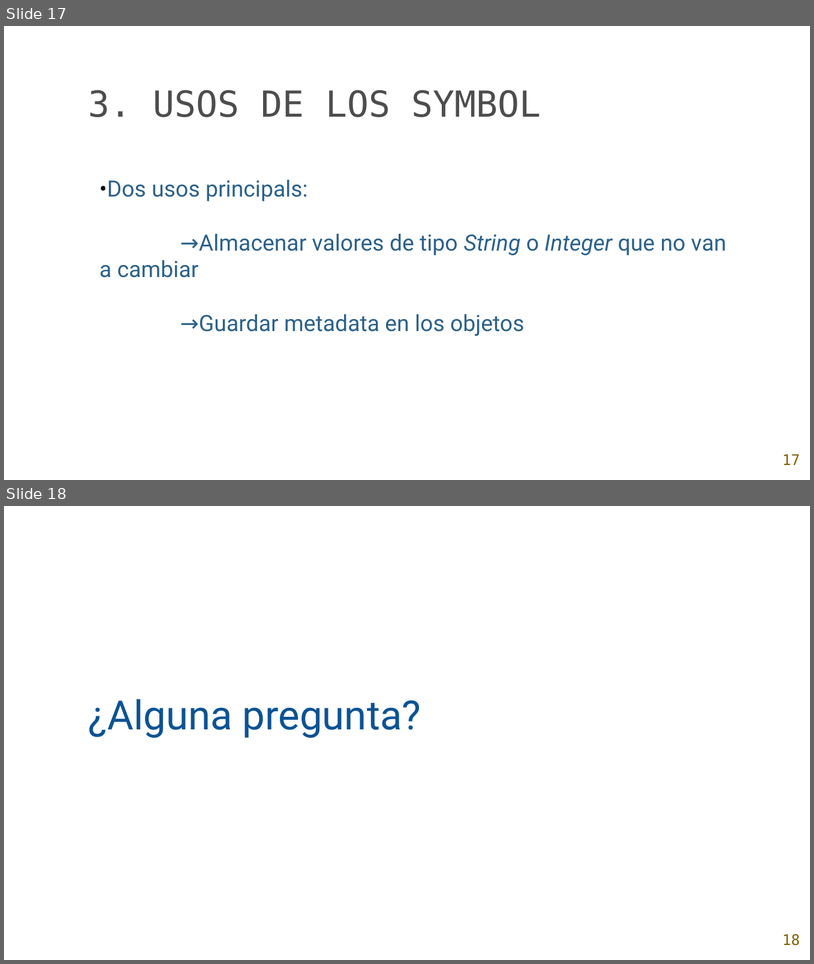
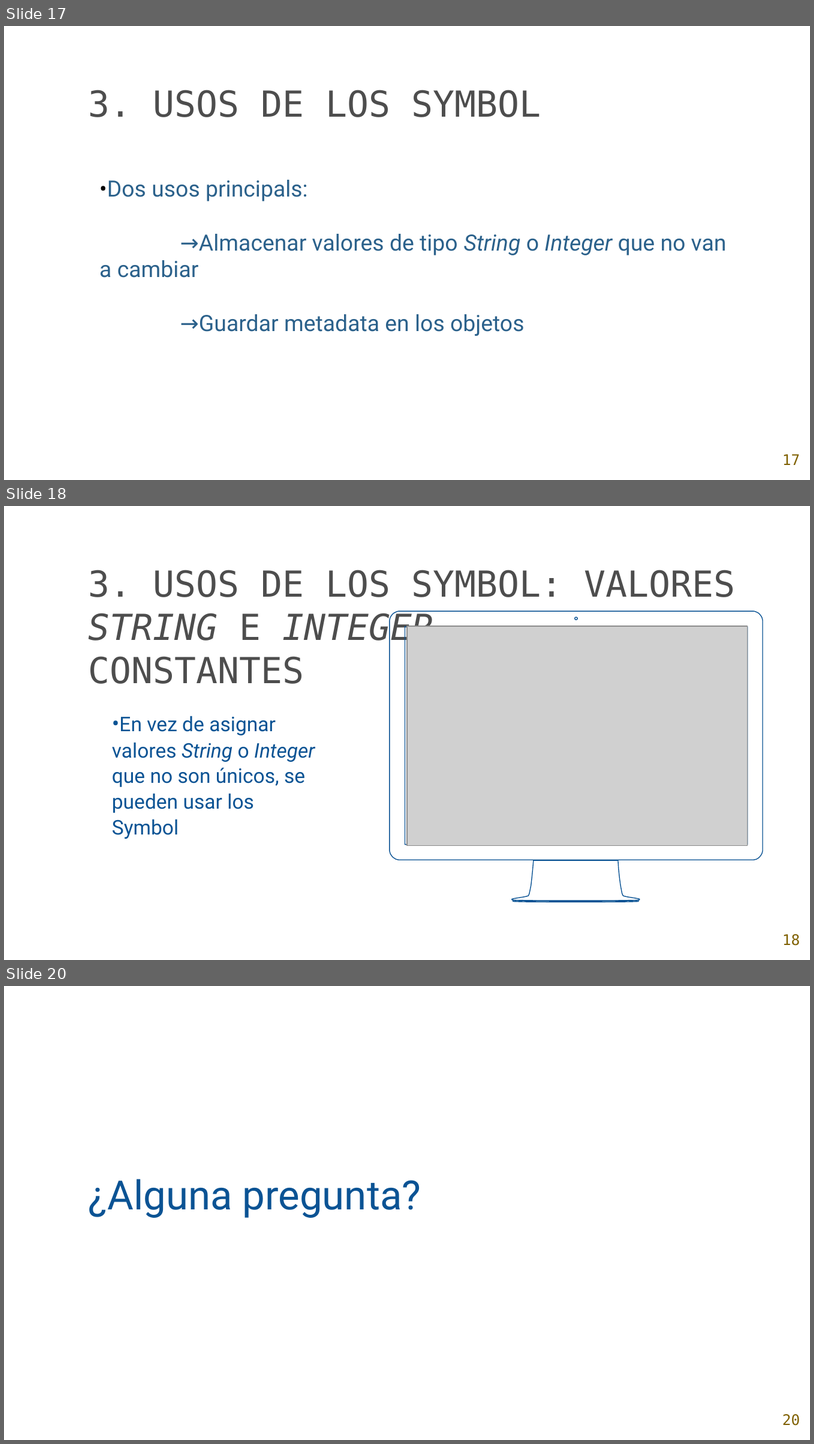
Before and after one commit to Char-Mander/AW_2018-2019, a slide deck: Ejercicios de clase/Plantilla powerpoint.pptx. Shown one above the other, each under a label of ours: slides 17 and 18 before the commit, slides 17, 18 and 20 after it; the slides between them are not shown. The pictures are 814x964 and 814x1444 pixels, drawn with LibreOffice and Linux fonts; fonts in the diff are those of the drawing; grey boxes stand for pictures; background and template pictures are left out. Boxes give left, top, right and bottom in pixels: in the first picture for what was removed or moved away, otherwise in the second. Text is boxed around its words. In the diff, an @@ line names an element or a change of style, - is before the commit and + after.

```diff
--- a/Ejercicios de clase/Plantilla powerpoint.pptx
+++ b/Ejercicios de clase/Plantilla powerpoint.pptx
@@ slide 18 added at (x1=4, y1=506, x2=810, y2=960), background picture (left out) @@
@@ text added at (x1=89, y1=570, x2=736, y2=647), 32 pt, text #4D4D4D @@
+3. USOS DE LOS SYMBOL: VALORES STRING E INTEGER
+CONSTANTES
@@ freeform shape added at (x1=389, y1=611, x2=763, y2=901), outline #0B5394 0.75 pt @@
@@ picture added at (x1=407, y1=626, x2=747, y2=846) @@
@@ text added at (x1=112, y1=715, x2=315, y2=838), 18 pt, text #0B5394 @@
+•En vez de asignar valores String o Integer que no son únicos, se pueden usar los Symbol
@@ page number added at (x1=783, y1=934, x2=800, y2=945), 13 pt, text #7F6000 @@
+18
@@ what was slide 18 is now slide 20 @@
@@ page number at (x1=783, y1=1414, x2=800, y2=1425): text changed @@
-18
+20
```
Also in this commit, not shown: 1 slide changed, 1 other slide added.
